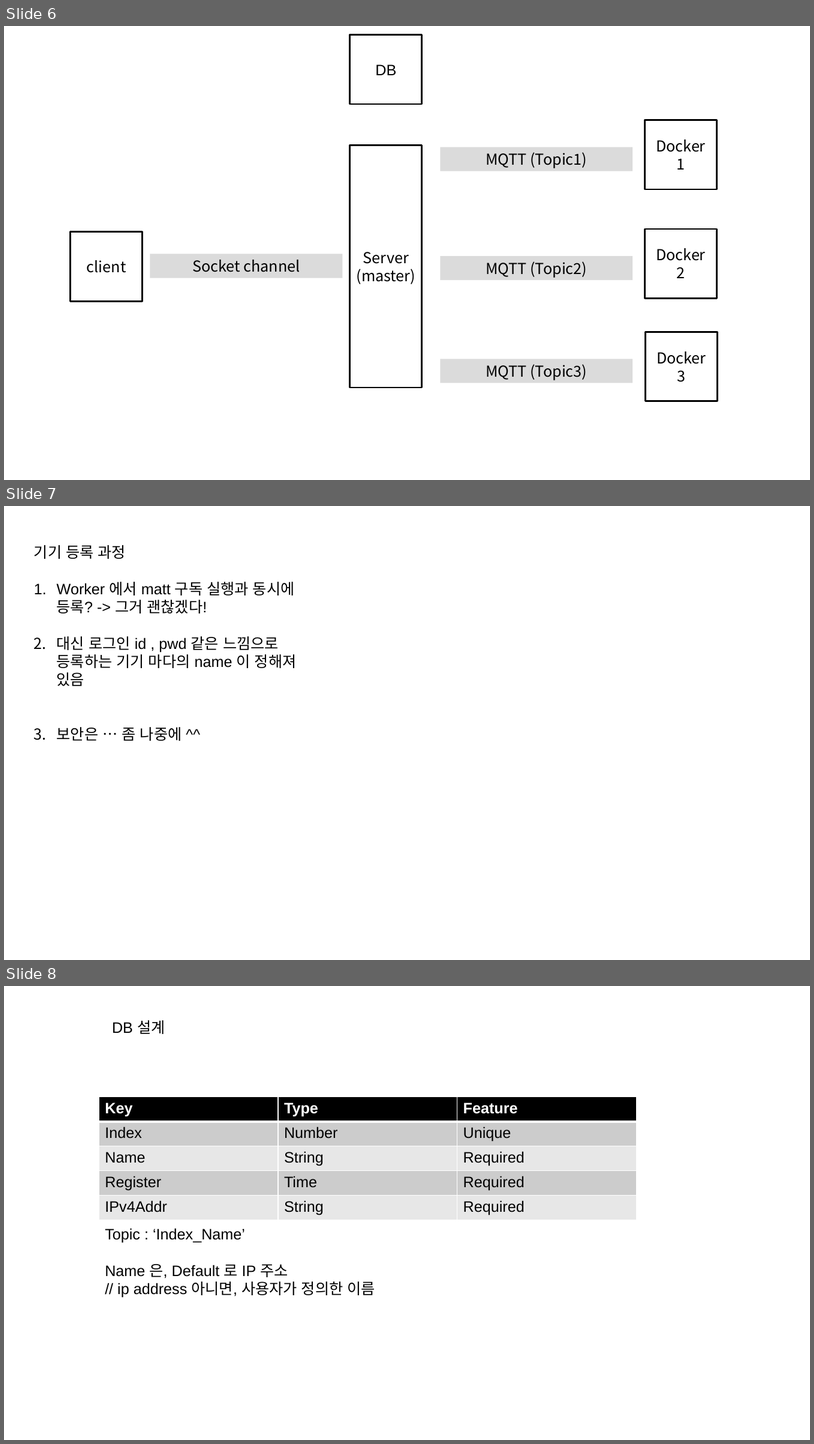
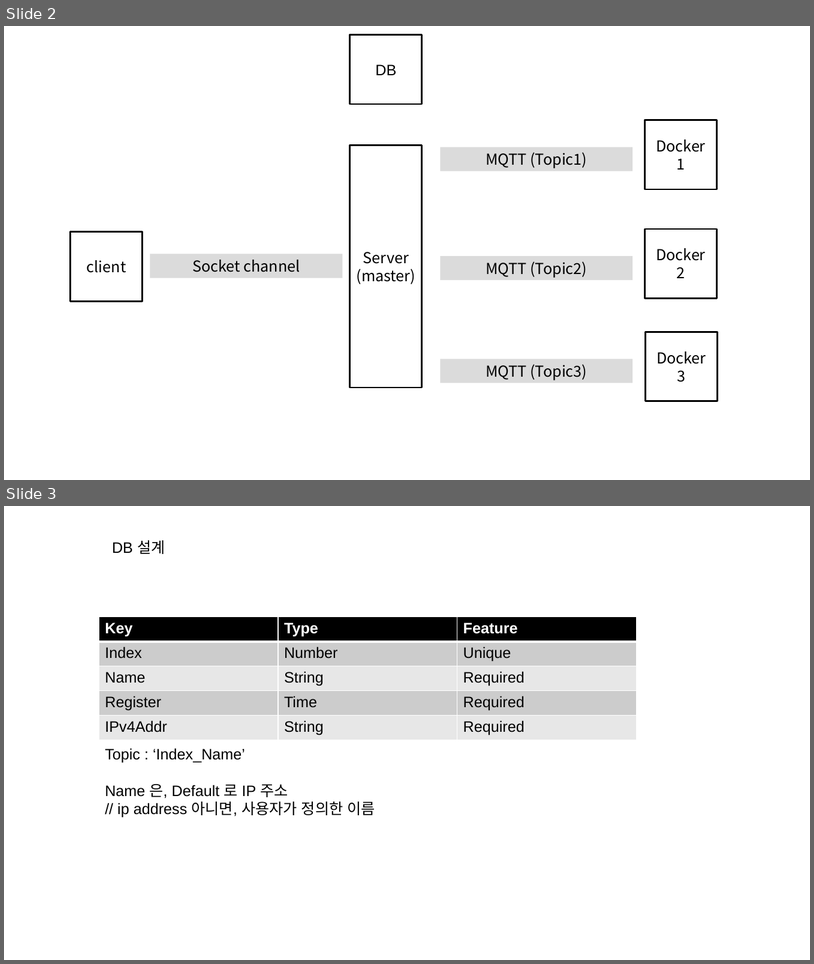
Before and after one commit to Mishuni/ochestration_for_docker, a slide deck: FiveStarts_app.pptx. Shown one above the other, each under a label of ours: slides 6, 7 and 8 before the commit, slides 2 and 3 after it. The pictures are 814x1444 and 814x964 pixels, drawn with LibreOffice and Linux fonts; fonts in the diff are those of the drawing. Boxes give left, top, right and bottom in pixels: in the first picture for what was removed or moved away, otherwise in the second. Text is boxed around its words. In the diff, an @@ line names an element or a change of style, - is before the commit and + after.

```diff
--- a/FiveStarts_app.pptx
+++ b/FiveStarts_app.pptx
@@ slide 7 removed at bbox=[4, 506, 810, 960], background #FFFFFF @@
@@ text removed at bbox=[34, 545, 297, 741] @@
-기기 등록 과정
-1. Worker 에서 matt 구독 실행과 동시에 등록? -> 그거 괜찮겠다!
-2. 대신 로그인 id , pwd 같은 느낌으로 등록하는 기기 마다의 name 이 정해져 있음
-3. 보안은 … 좀 나중에 ^^
@@ what was slide 6 is now slide 2 @@
@@ what was slide 8 is now slide 3 @@
```
Also in this commit, not shown: 6 other slides removed, 1 other file.
